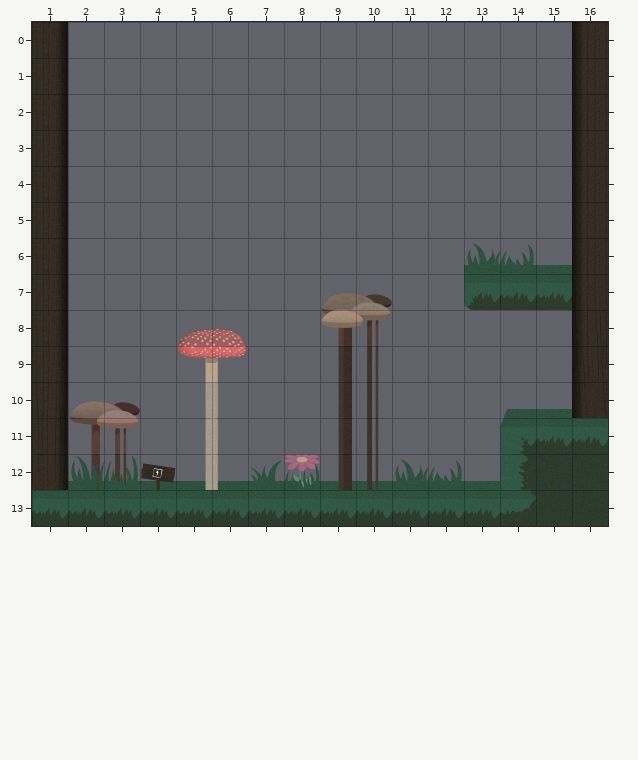
A Tiled map gets an edit: game/3.tmx. The picture above was drawn from the file before the commit.
Cells are 128x128 px. Shown: x 1..16, y 0..13. Tiles whose own drawing changed are shown in their newer look in all pictures.
After the commit:
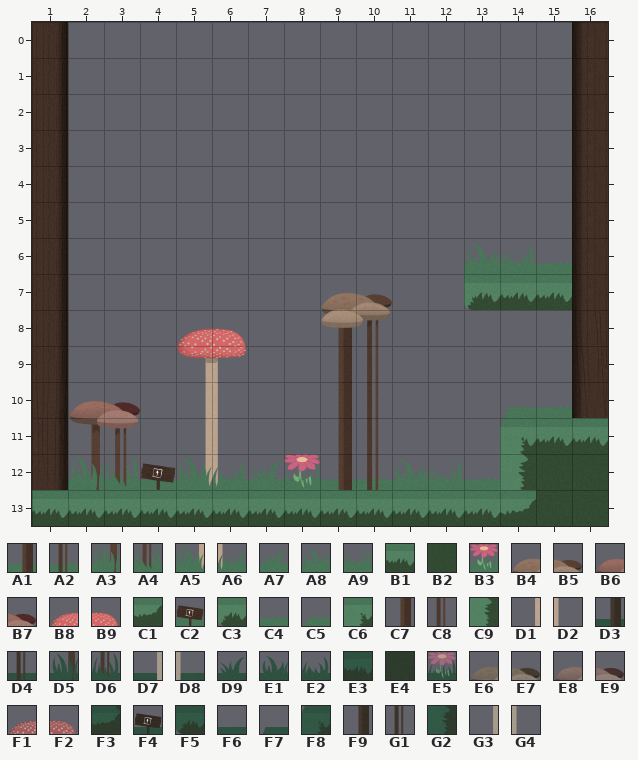
Key: from "Magic Forest": A1 12, A2 13, A3 14, A4 15, A5 16, A6 17, A7 20, A8 21, A9 22, B1 24, B2 25, B3 29, B4 36, B5 37, B6 38, B7 39, B8 40, B9 41, C1 49, C2 54, C3 60, C4 64, C5 65, C6 72, C7 76, C8 77, C9 84, D1 88, D2 89; from "default": D3 11, D4 12, D5 13, D6 14, D7 15, D8 16, D9 19, E1 20, E2 21, E3 22, E4 23, E5 27, E6 33, E7 34, E8 35, E9 36, F1 37, F2 38, F3 45, F4 50, F5 55, F6 59, F7 60, F8 66, F9 70, G1 71, G2 77, G3 81, G4 82.
__ is an empty cell, .. an unchanged one.
Change:
--- layer "Tile Layer 1"
@@ x 1..16 @@
- 6 .. .. .. .. .. .. .. .. .. .. .. .. E1 E2 F6 ..
- 7 .. .. .. .. .. .. .. .. E6 E7 .. .. F5 E3 E3 ..
- 8 .. .. .. .. F1 F2 .. .. .. .. .. .. .. .. .. ..
- 9 .. .. .. .. .. .. .. .. F9 G1 .. .. .. .. .. ..
-10 .. E8 E9 .. G3 G4 .. .. F9 G1 .. .. .. F7 F6 ..
-11 .. .. .. .. G3 G4 .. .. F9 G1 .. .. .. F8 E3 E3
-12 .. D5 D6 F4 D7 D8 D9 E5 D3 D4 E1 E2 F6 G2 E4 E4
-13 E3 E3 E3 E3 E3 E3 E3 E3 E3 E3 E3 E3 E3 F3 E4 E4
+ 6 .. .. .. .. .. .. .. .. .. .. .. .. A8 A9 C4 ..
+ 7 .. .. .. .. .. .. .. .. B4 B5 .. .. C3 B1 B1 ..
+ 8 .. .. .. .. B8 B9 .. .. .. .. .. .. .. .. .. ..
+ 9 .. .. .. .. .. .. .. .. C7 C8 .. .. .. .. .. ..
+10 .. B6 B7 .. D1 D2 .. .. C7 C8 .. .. .. C5 C4 ..
+11 .. .. .. .. D1 D2 .. .. C7 C8 .. .. .. C6 B1 B1
+12 .. A3 A4 C2 A5 A6 A7 B3 A1 A2 A8 A9 C4 C9 B2 B2
+13 B1 B1 B1 B1 B1 B1 B1 B1 B1 B1 B1 B1 B1 C1 B2 B2
Changed places in both pictures, as pixel boxes (x1, y1, x2, y2):
changed: (464, 243, 572, 310)
changed: (321, 293, 392, 310)
changed: (177, 328, 246, 346)
changed: (32, 346, 608, 526)
